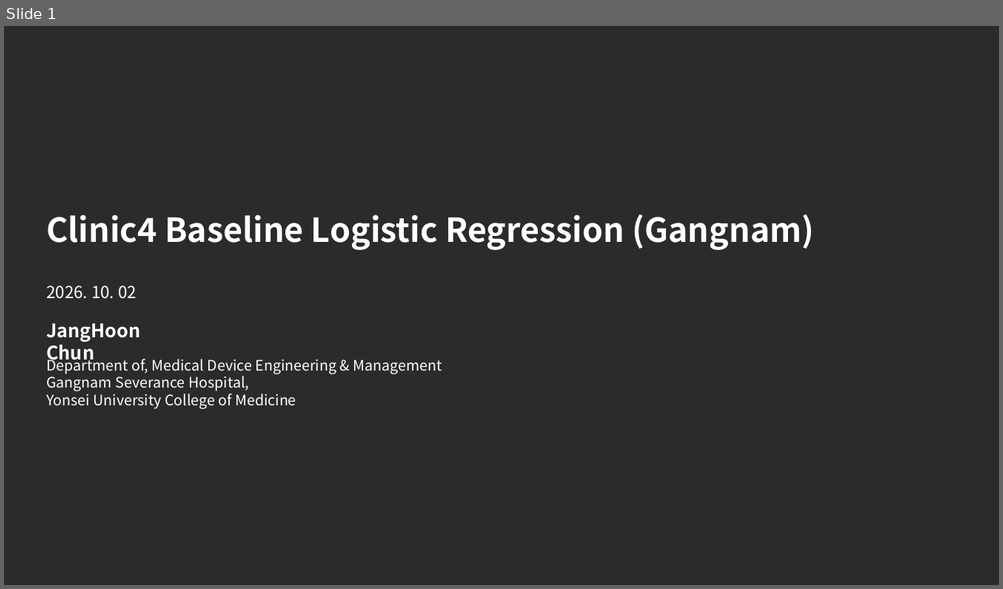
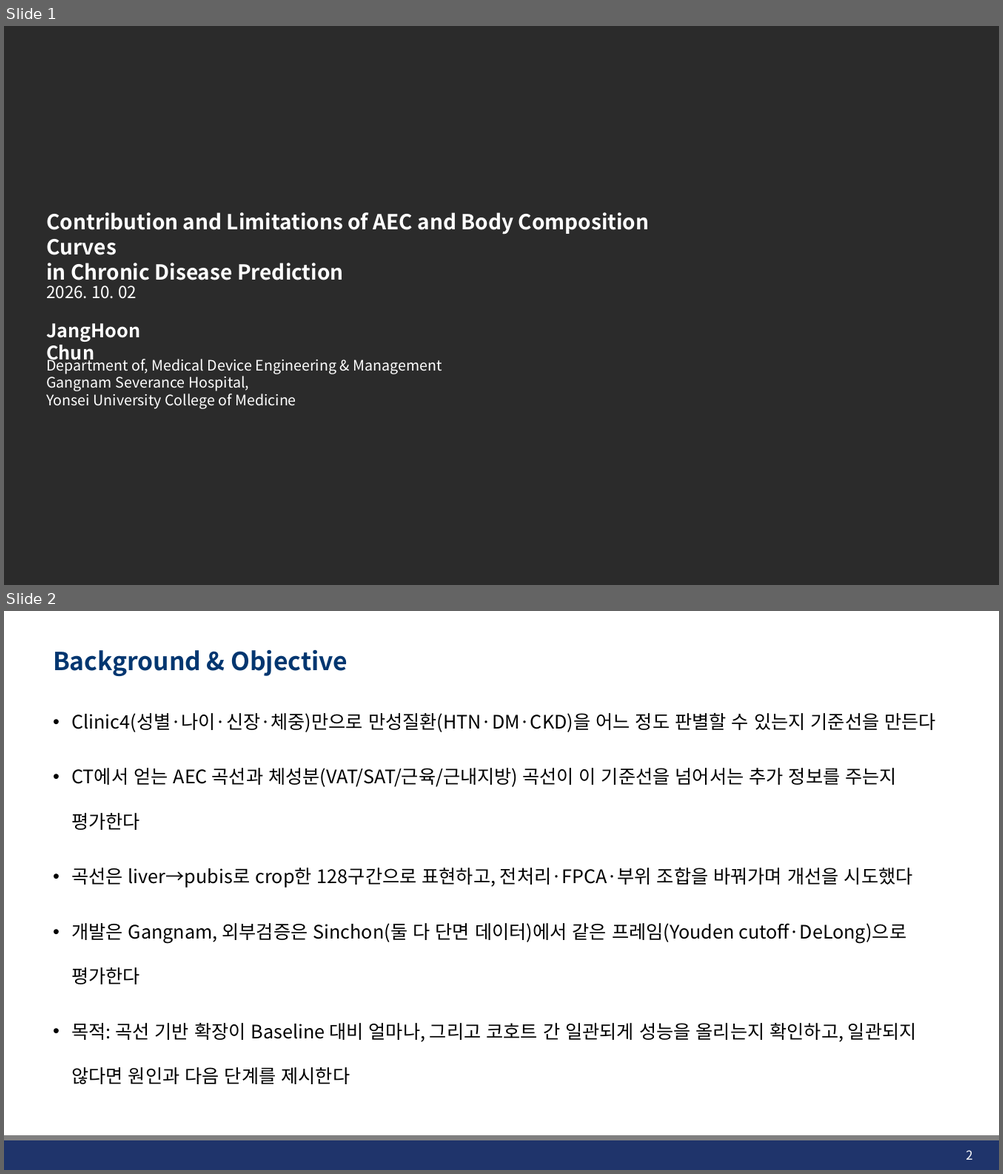
Before and after one commit to JHWannabe/Clinical_Study, a slide deck: docs/261002_연구세미나발표자료.pptx. Shown one above the other, each under a label of ours: slide 1 before the commit, slides 1 and 2 after it. The pictures are 1003x589 and 1003x1174 pixels, drawn with LibreOffice and Linux fonts; fonts in the diff are those of the drawing; background and template pictures are left out; a plain dark background stands for a picture behind light text. Boxes give left, top, right and bottom in pixels: in the first picture for what was removed or moved away, otherwise in the second. Text is boxed around its words. In the diff, an @@ line names an element or a change of style, - is before the commit and + after.

```diff
--- a/docs/261002_연구세미나발표자료.pptx
+++ b/docs/261002_연구세미나발표자료.pptx
@@ slide 2 added at bbox=[4, 611, 999, 1170], background #FFFFFF @@
@@ title added at bbox=[53, 649, 347, 676], 24 pt, text #023670, bold @@
+Background & Objective
@@ text added at bbox=[71, 713, 936, 1085], 18 pt, text #000000 @@
+• Clinic4(성별·나이·신장·체중)만으로 만성질환(HTN·DM·CKD)을 어느 정도 판별할 수 있는지 기준선을 만든다
+• CT에서 얻는 AEC 곡선과 체성분(VAT/SAT/근육/근내지방) 곡선이 이 기준선을 넘어서는 추가 정보를 주는지 평가한다
+• 곡선은 liver→pubis로 crop한 128구간으로 표현하고, 전처리·FPCA·부위 조합을 바꿔가며 개선을 시도했다
+• 개발은 Gangnam, 외부검증은 Sinchon(둘 다 단면 데이터)에서 같은 프레임(Youden cutoff·DeLong)으로 평가한다
+• 목적: 곡선 기반 확장이 Baseline 대비 얼마나, 그리고 코호트 간 일관되게 성능을 올리는지 확인하고, 일관되지 않다면 원인과 다음 단계를 제시한다
@@ rectangle added at bbox=[4, 1141, 999, 1170], fill #1F346B @@
@@ line added from (4, 1139) to (999, 1139), #808080 4.5 pt @@
@@ page number added at bbox=[965, 1150, 972, 1160], 12 pt, text #FFFFFF @@
+2
@@ slide 1 changed as well @@
@@ text at bbox=[46, 212, 649, 281]: text changed; size 32 to 20 pt @@
-Clinic4 Baseline Logistic Regression (Gangnam)
+Contribution and Limitations of AEC and Body Composition Curves
+in Chronic Disease Prediction
```
Also in this commit, not shown: 1 other slide changed, 21 other slides added, 1 slide removed, 11 other files.
